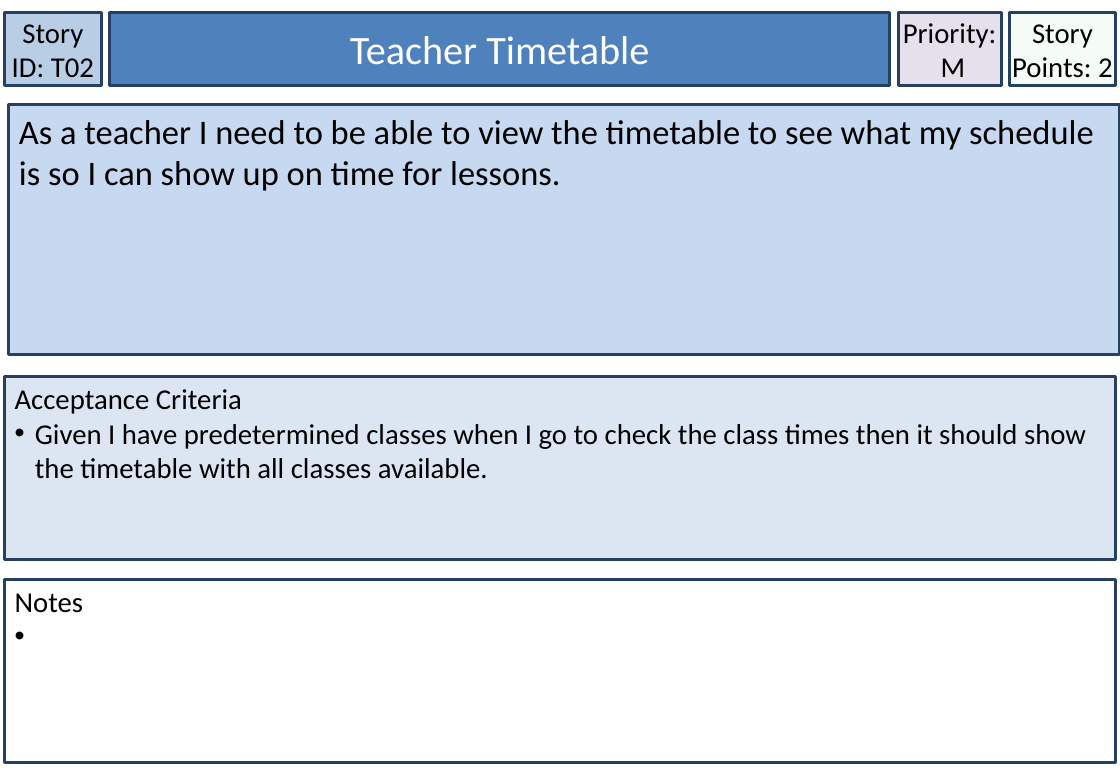
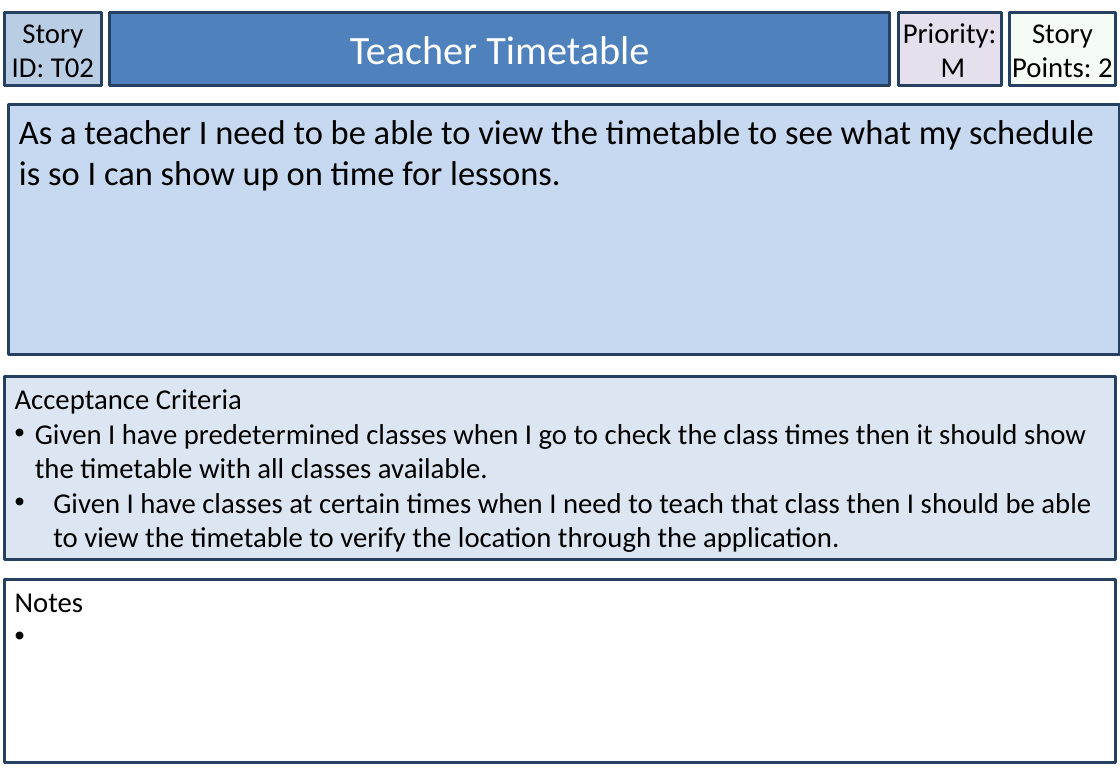
Before and after one commit to MichaelDevenish/IFB299MusicSchool, a slide deck: slide 12 of Documentation/Accpetance Criteria & User Stories/User Stories Final Format.pptx. Drawn at 1120x775 pixels with LibreOffice and Linux fonts; fonts in the diff are those of the drawing. Boxes give left, top, right and bottom in pixels: in the first picture for what was removed or moved away, otherwise in the second. Text is boxed around its words. In the diff, an @@ line names an element or a change of style, - is before the commit and + after.

```diff
--- a/Documentation/Accpetance Criteria & User Stories/User Stories Final Format.pptx
+++ b/Documentation/Accpetance Criteria & User Stories/User Stories Final Format.pptx
@@ text in rectangle at box(53, 493, 1091, 552): paragraph added @@
+• Given I have classes at certain times when I need to teach that class then I should be able to view the timetable to verify the location through the application.
```
Also in this commit, not shown: 18 other slides changed, 1 other file.
